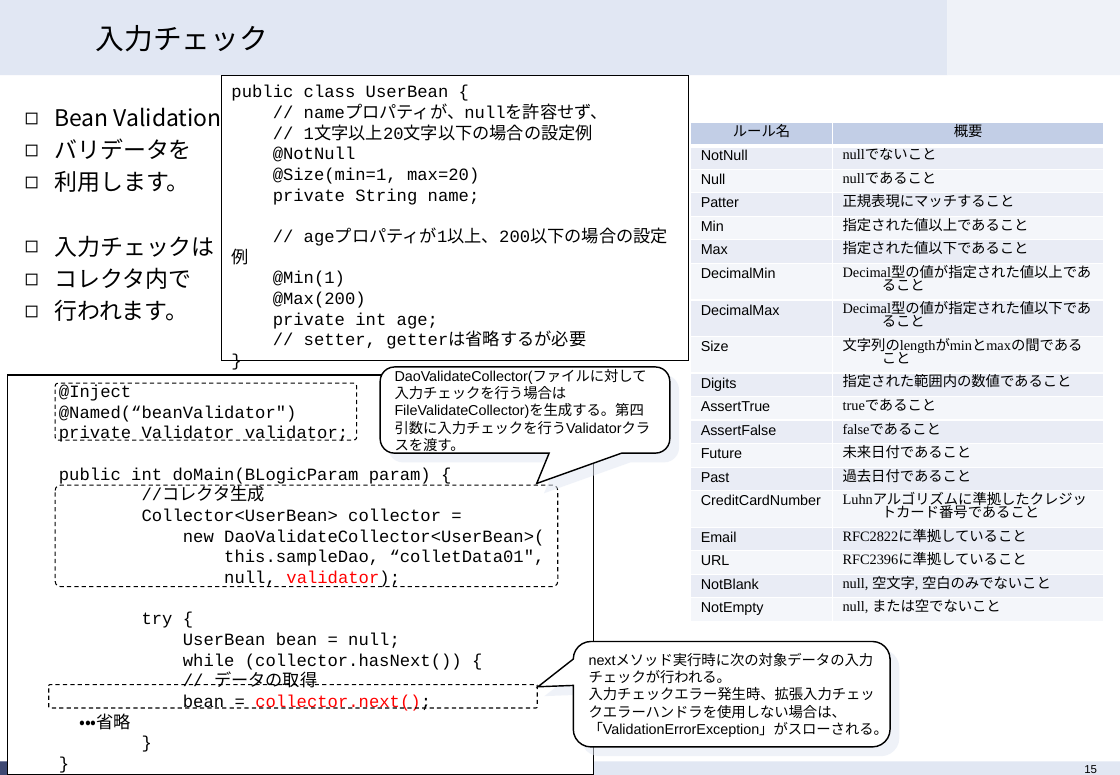
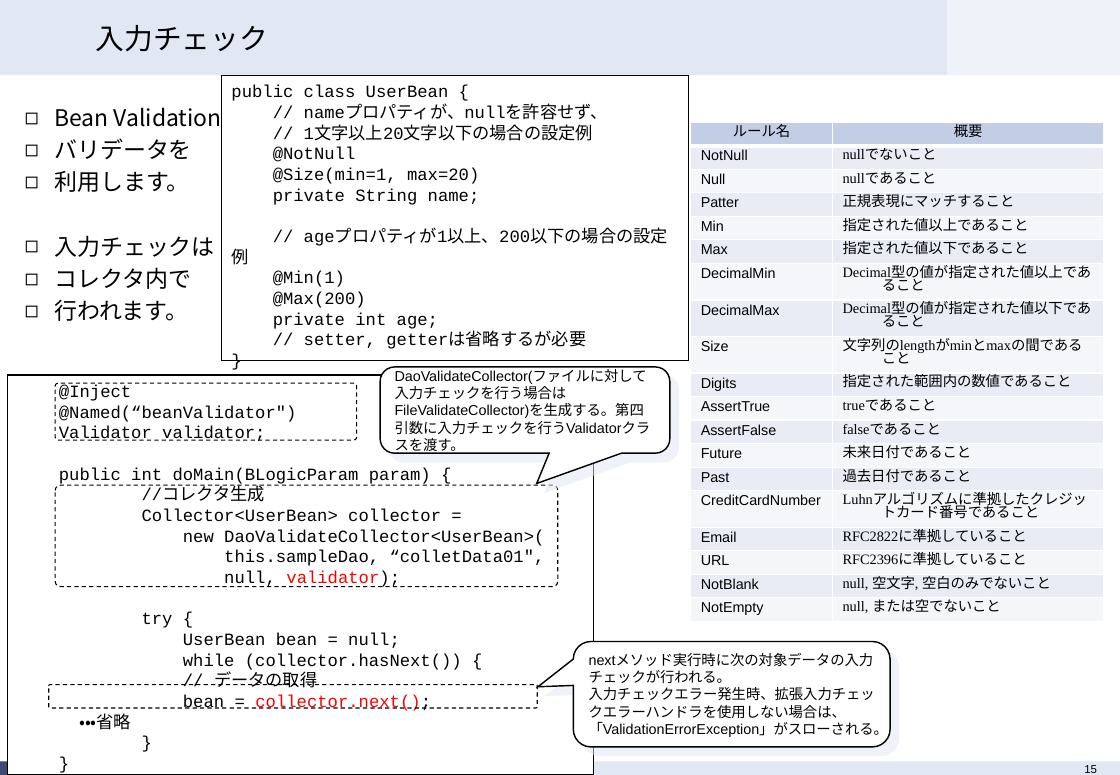
Before and after one commit to terasoluna-batch/terasoluna-doc, a slide deck: slide 15 of architecture/TERASOLUNA Batch Framework for Java Version 3.x 説明資料.pptx. Drawn at 1120x775 pixels with LibreOffice and Linux fonts; fonts in the diff are those of the drawing; background and template pictures are left out. Boxes give left, top, right and bottom in pixels: in the first picture for what was removed or moved away, otherwise in the second. Text is boxed around its words. In the diff, an @@ line names an element or a change of style, - is before the commit and + after.

```diff
--- a/architecture/TERASOLUNA Batch Framework for Java Version 3.x 説明資料.pptx
+++ b/architecture/TERASOLUNA Batch Framework for Java Version 3.x 説明資料.pptx
@@ text in rectangle at box(59, 425, 265, 441): text changed @@
-private Validator validator;
+Validator validator;
```
Also in this commit, not shown: 4 other slides changed, 11 other files.
